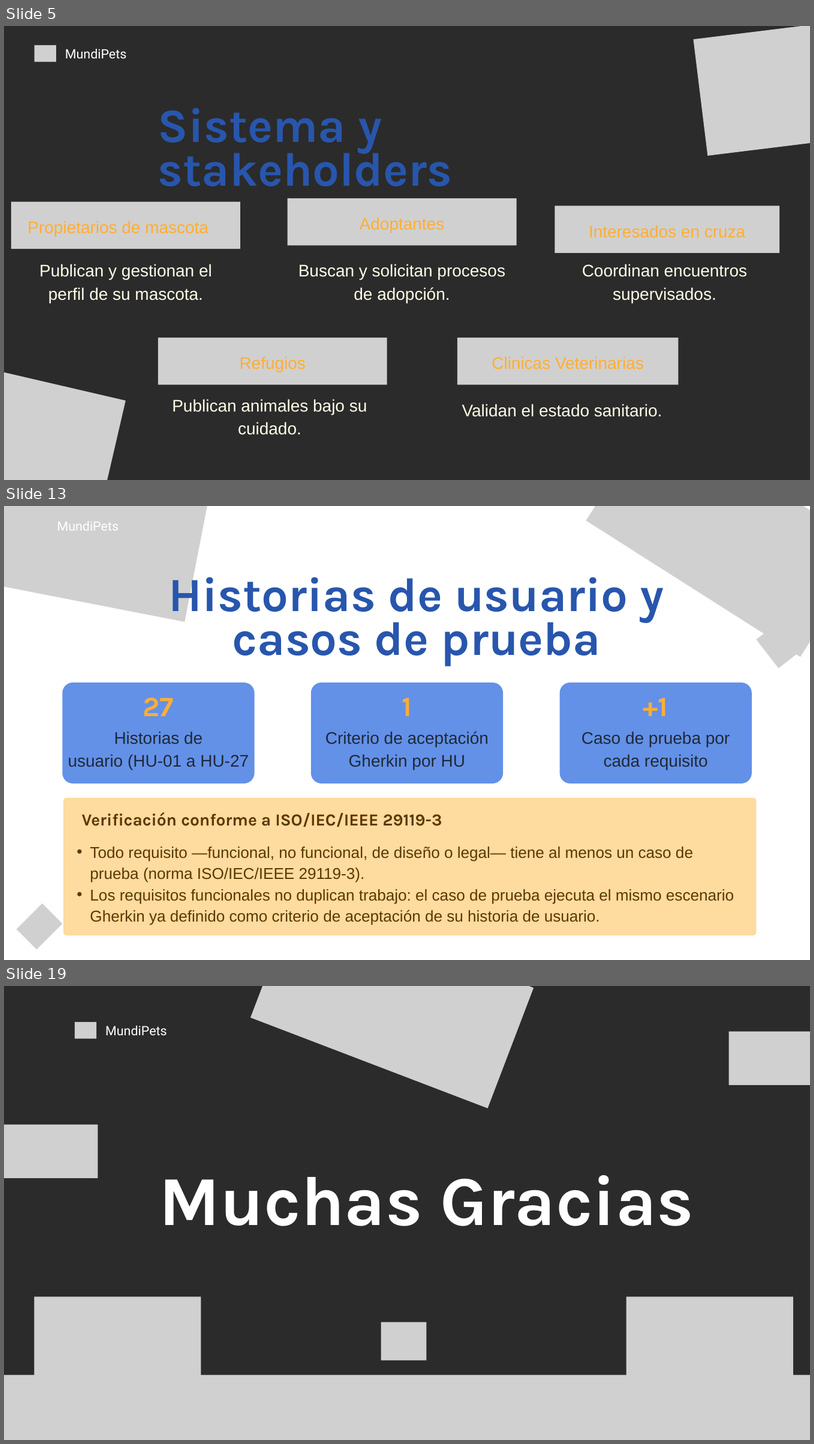
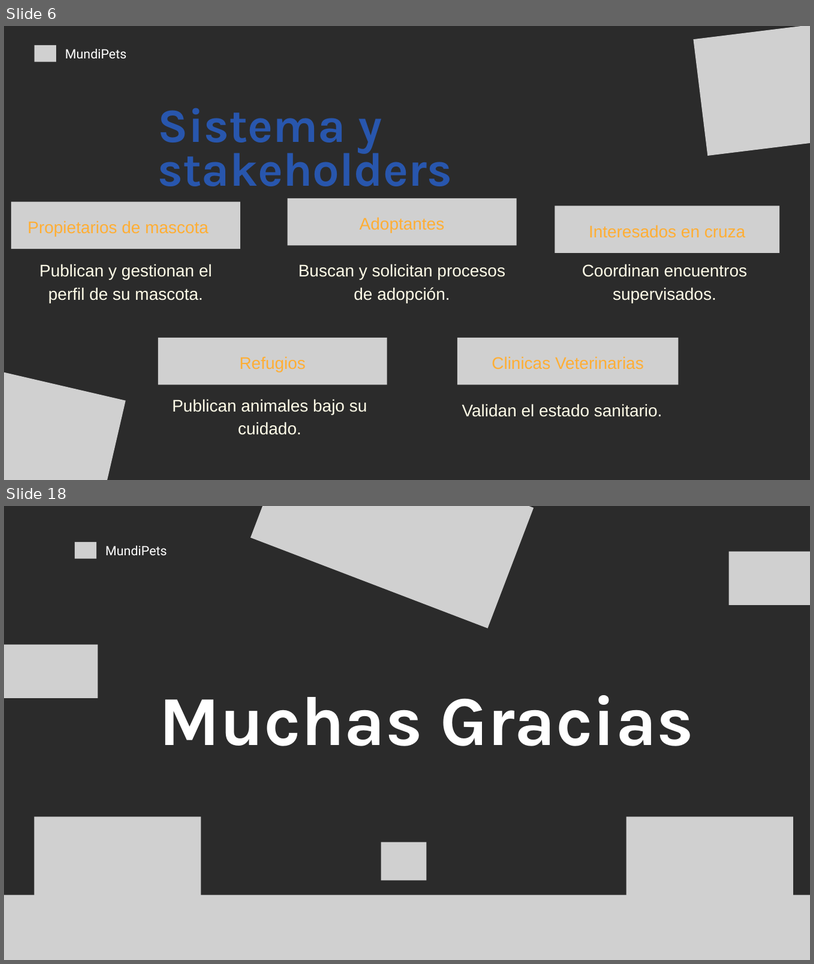
Before and after one commit to andymendozap03/MundiPets-PFC-IngReq, a slide deck: 09_Defensa/Presentación.pptx. Shown one above the other, each under a label of ours: slides 5, 13 and 19 before the commit, slides 6 and 18 after it; the slides between them are not shown. The pictures are 814x1444 and 814x964 pixels, drawn with LibreOffice and Linux fonts; fonts in the diff are those of the drawing; grey boxes stand for pictures; background and template pictures are left out; a plain dark background stands for a picture behind light text. Boxes give left, top, right and bottom in pixels: in the first picture for what was removed or moved away, otherwise in the second. Text is boxed around its words. In the diff, an @@ line names an element or a change of style, - is before the commit and + after.

Commit message:
Actualizar presentacion defensa MundiPets

```diff
--- a/09_Defensa/Presentación.pptx
+++ b/09_Defensa/Presentación.pptx
@@ slide 13 removed at (4, 506, 810, 960), background picture (left out) @@
@@ picture removed at (4, 506, 210, 622) @@
@@ picture removed at (26, 517, 48, 534) @@
@@ text removed at (57, 521, 119, 531) @@
-MundiPets
@@ picture removed at (587, 506, 810, 657) @@
@@ text removed at (169, 568, 665, 666) @@
-Historias de usuario y casos de prueba
@@ picture removed at (756, 622, 801, 668) @@
@@ freeform shape removed at (62, 682, 255, 783) @@
@@ freeform shape removed at (311, 682, 504, 783) @@
@@ freeform shape removed at (560, 682, 752, 783) @@
@@ text removed at (143, 697, 174, 716) @@
-27
@@ text removed at (402, 697, 413, 716) @@
-1
@@ text removed at (644, 697, 669, 716) @@
-+1
@@ text removed at (68, 731, 249, 769) @@
-Historias de
-usuario (HU-01 a HU-27
@@ text removed at (326, 731, 489, 769) @@
-Criterio de aceptación
-Gherkin por HU
@@ text removed at (582, 731, 730, 769) @@
-Caso de prueba por
-cada requisito
@@ freeform shape removed at (63, 798, 756, 935) @@
@@ text removed at (82, 812, 443, 826) @@
-Verificación conforme a ISO/IEC/IEEE 29119-3
@@ text removed at (90, 846, 734, 925) @@
-  • Todo requisito —funcional, no funcional, de diseño o legal— tiene al menos un caso de prueba (norma ISO/IEC/IEEE 29119-3).
-  • Los requisitos funcionales no duplican trabajo: el caso de prueba ejecuta el mismo escenario Gherkin ya definido como criterio de aceptación de su historia de usuario.
@@ picture removed at (17, 903, 62, 949) @@
@@ what was slide 5 is now slide 6 @@
@@ what was slide 19 is now slide 18 @@
```
Also in this commit, not shown: 12 slides added, 12 other slides removed, 1 other file.
